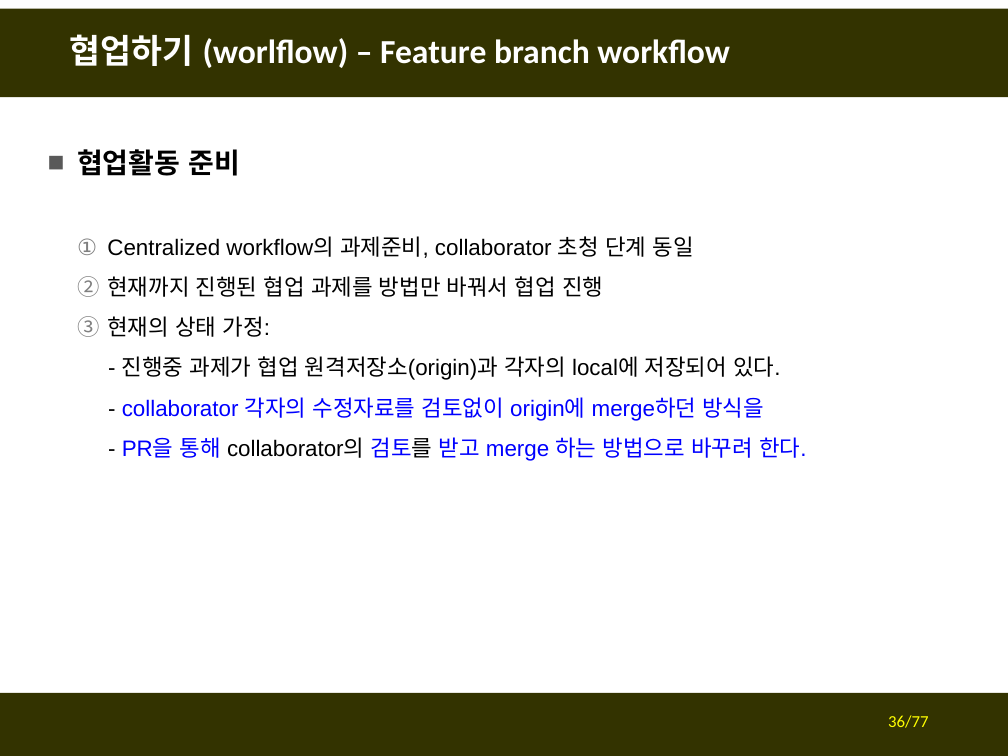
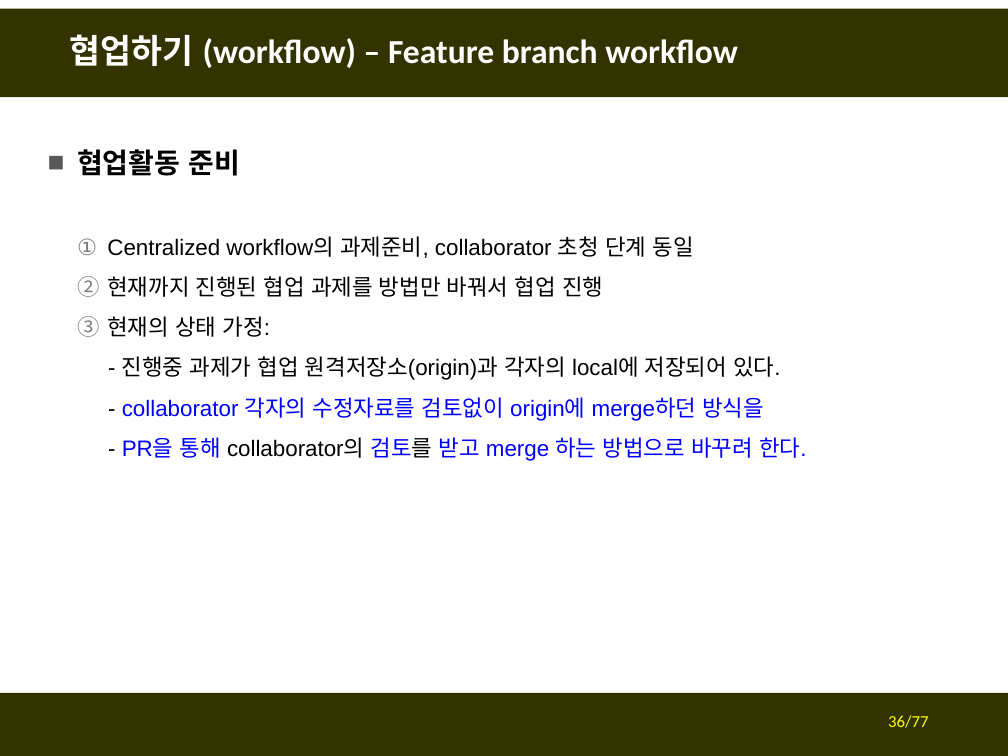
Before and after one commit to fasthill/github-lecture, a slide deck: slide 36 of git및github첫걸음4-협업하기.pptx. Drawn at 1008x756 pixels with LibreOffice and Linux fonts; fonts in the diff are those of the drawing. Boxes give left, top, right and bottom in pixels: in the first picture for what was removed or moved away, otherwise in the second. Text is boxed around its words. In the diff, an @@ line names an element or a change of style, - is before the commit and + after.

```diff
--- a/git및github첫걸음4-협업하기.pptx
+++ b/git및github첫걸음4-협업하기.pptx
@@ title at [70,34,738,68]: text changed @@
-협업하기 (worlflow) – Feature branch workflow
+협업하기 (workflow) – Feature branch workflow
```
Also in this commit, not shown: 2 other slides changed.
